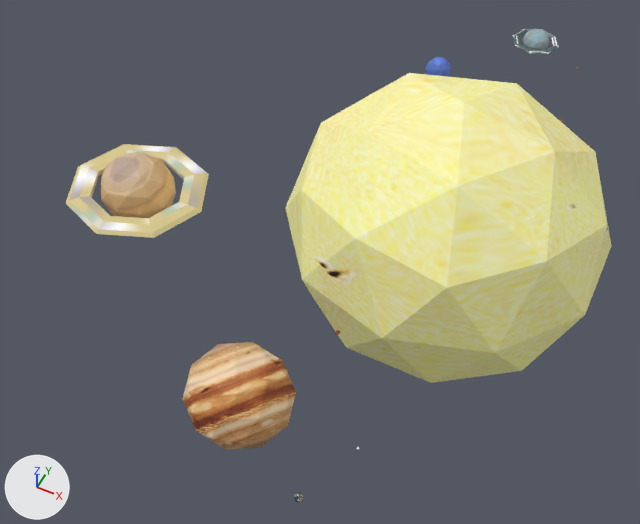
Before and after pictures for a commit that changed the FBX model Assets/Models/Planeten/Planeten richtig.fbx.
Before and after are seen from a 50 mm lens placed at (0.58, -2.93, 3.08), pointed at (-0.75, -0.26, -0.25). The lights are fixed; the arrows at lower left show +X, +Y and +Z. Where no turn or scale is listed for an object, it has been applied to the vertices.

In view in the first picture: 'Erde', 'Jupiter', 'Neptun', 'Saturn', 'Saturnring', 'Sonne', 'Uranusring'.
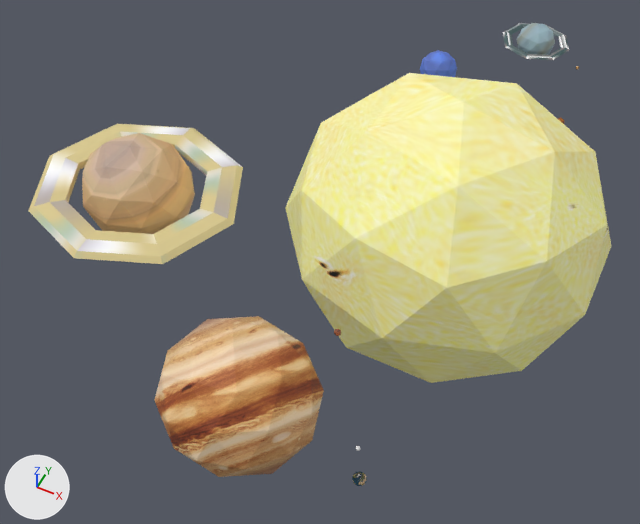
What the commit changed:
me_icosphere_001 has 42 vertices, 80 faces and spans x -0.07..0.07, y -0.07..0.07, z -0.07..0.07.
me_icosphere_001 is used by ob_neptun; location (-0.727, 1.226, -0.032).
me_icosphere_001 part 2: the whole mesh is multiplied about its middle by the matrix ((1.507, 0.0, 0.0), (0.0, 1.507, 0.0), (0.0, 0.0, 1.507)).
me_icosphere_007 has 42 vertices, 80 faces and spans x -16.5..16.5, y -16.5..16.5, z -16.5..16.5.
me_icosphere_007 is used by ob_saturn; location (-1.426, -0.721, 0.363); rotation (-1.571, 0.0, 0.0), in degrees (-90, 0, 0); scale (0.01, 0.01, 0.01).
me_icosphere_007 part 3: the whole mesh is scaled about its middle by 1.5.
me_icosphere_008 has 42 vertices, 80 faces and spans x -0.2..0.2, y -0.2..0.2, z -0.2..0.2.
me_icosphere_008 is used by ob_jupiter; location (-0.494, -1.443, 0.331).
me_icosphere_008 part 1: the whole mesh is scaled about its middle by 1.49.
Object 'Uranusring' (ob_uranusring) is rescaled from (1.0, 1.0, 1.0) to (1.45, 1.45, 1.45).
Object 'Saturnring' (ob_saturnring) is rescaled from (0.212, 0.201, 0.201) to (0.317, 0.301, 0.301).
Object 'Erde' (ob_erde) moves from (-0.179, -1.592, 0.073) to (-0.014, -1.411, 0.048).

Where the change shows, as pixel boxes (x1, y1, x2, y2) in the pictures (640 x 524 px):
'Jupiter', mesh rescaled (49% wider, 49% taller): before (182, 342, 296, 450); after (154, 316, 324, 477)
'Saturnring', rescaled (50% wider, 48% taller): before (66, 144, 209, 238); after (28, 124, 243, 264)
'Saturn', mesh rescaled (50% wider, 52% taller): before (101, 152, 176, 218); after (82, 133, 195, 234)
'Uranusring', rescaled (43% wider, 46% taller): before (513, 29, 559, 54); after (503, 23, 569, 60)
'Neptun', reshaped (46% wider, 40% taller): before (426, 57, 451, 76); after (420, 50, 457, 77)
'Erde', moved: before (293, 492, 303, 502); after (352, 471, 367, 486)
